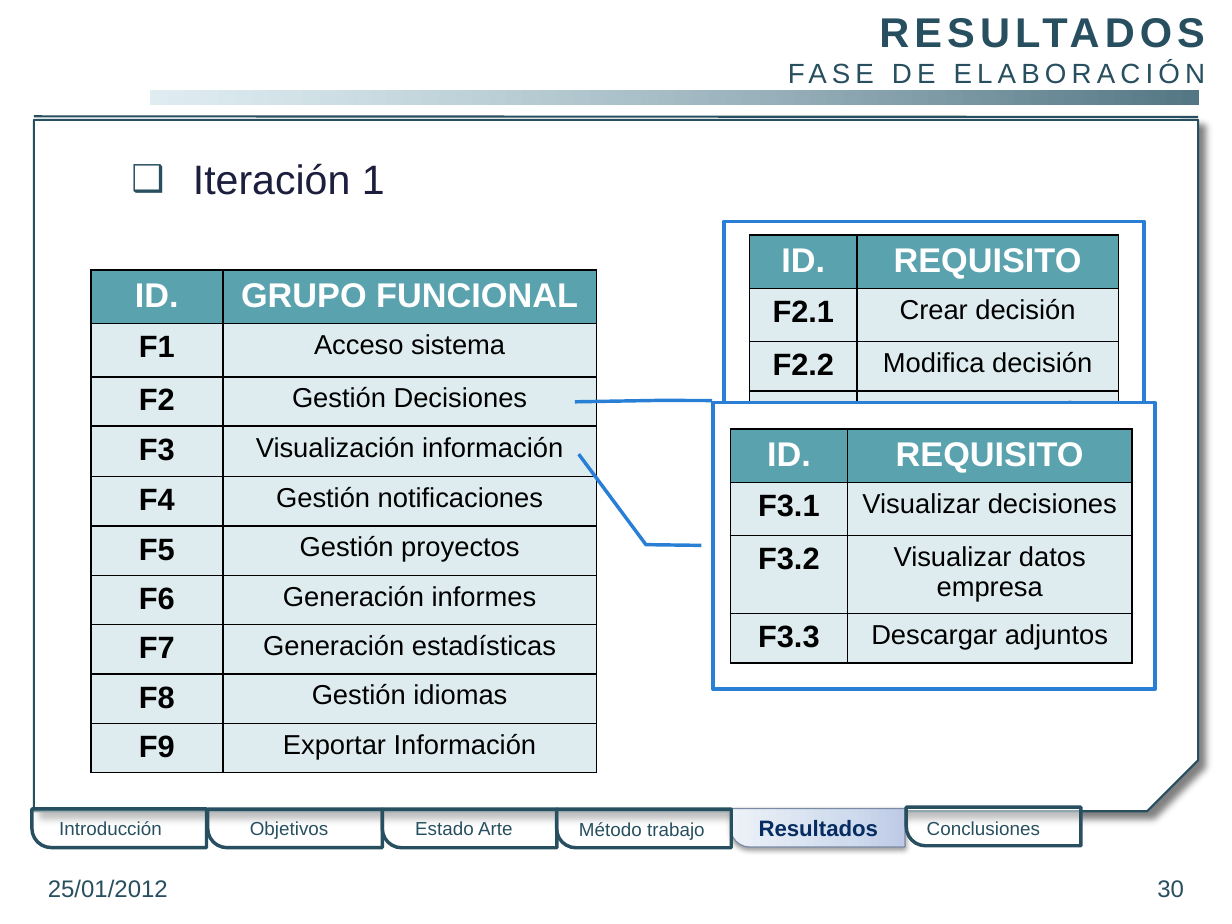
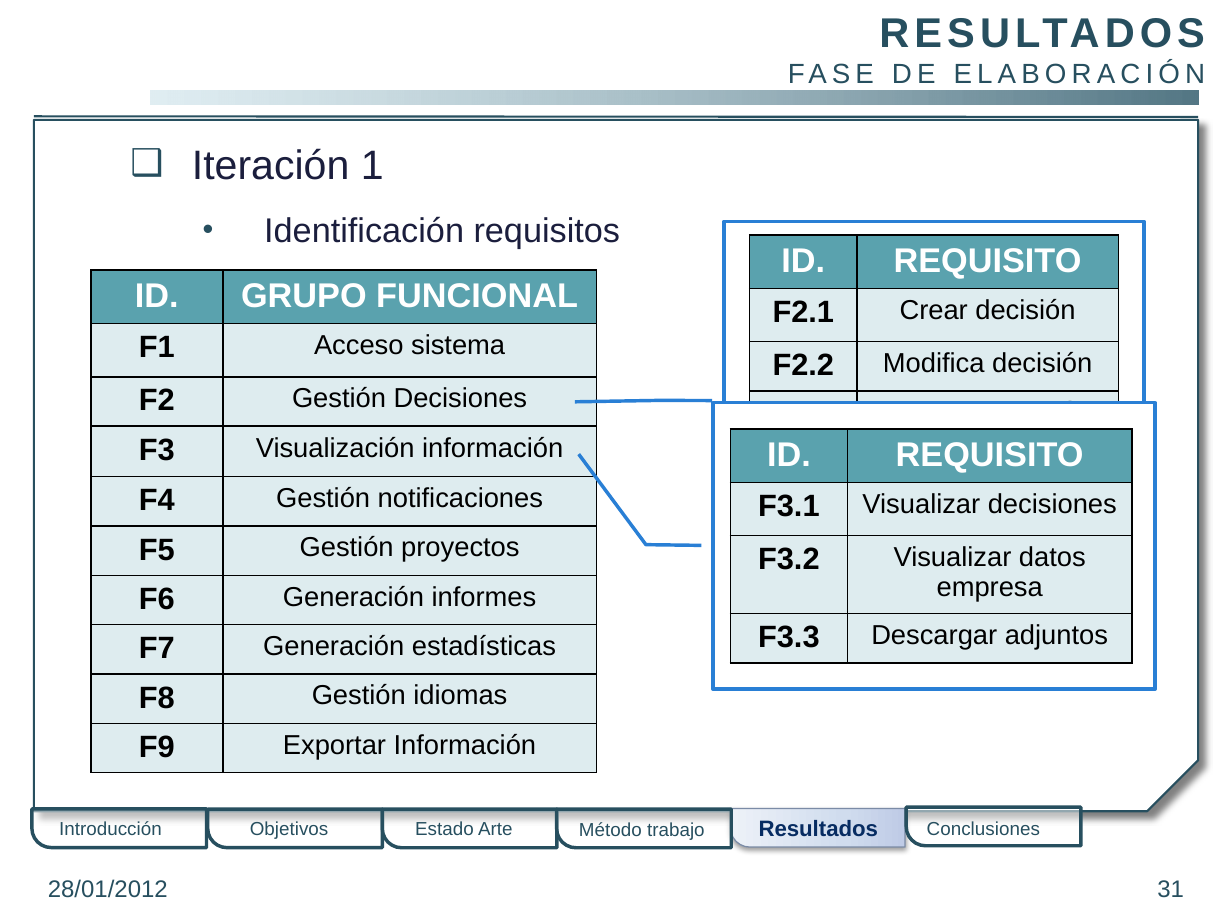
Before and after one commit to gangadhar001/repo-pfc, a slide deck: slide 31 of PFC/Presentacion/PresentacionPFC.pptx (slide 30 before the commit). Drawn at 1232x924 pixels with LibreOffice and Linux fonts; fonts in the diff are those of the drawing; background and template pictures are left out. Boxes give left, top, right and bottom in pixels: in the first picture for what was removed or moved away, otherwise in the second. Text is boxed around its words. In the diff, an @@ line names an element or a change of style, - is before the commit and + after.

```diff
--- a/PFC/Presentacion/PresentacionPFC.pptx
+++ b/PFC/Presentacion/PresentacionPFC.pptx
@@ text "Iteración 1": place and size @@
-text "Iteración 1" at (193,163,385,195)
+text "Iteración 1" at (192,148,621,248)
@@ text at (264,216,621,248): paragraph added @@
+  • Identificación requisitos
@@ text at (48,879,168,898): text changed @@
-25/01/2012
+28/01/2012
@@ page number at (1157,880,1184,898): text changed @@
-30
+31
```
Also in this commit, not shown: 31 other slides changed, 17 slides added.
